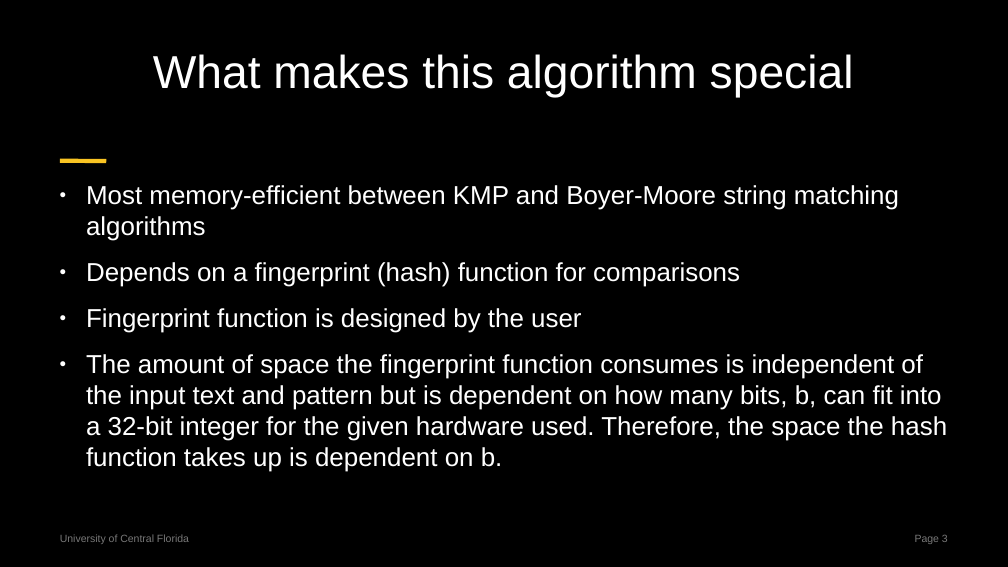
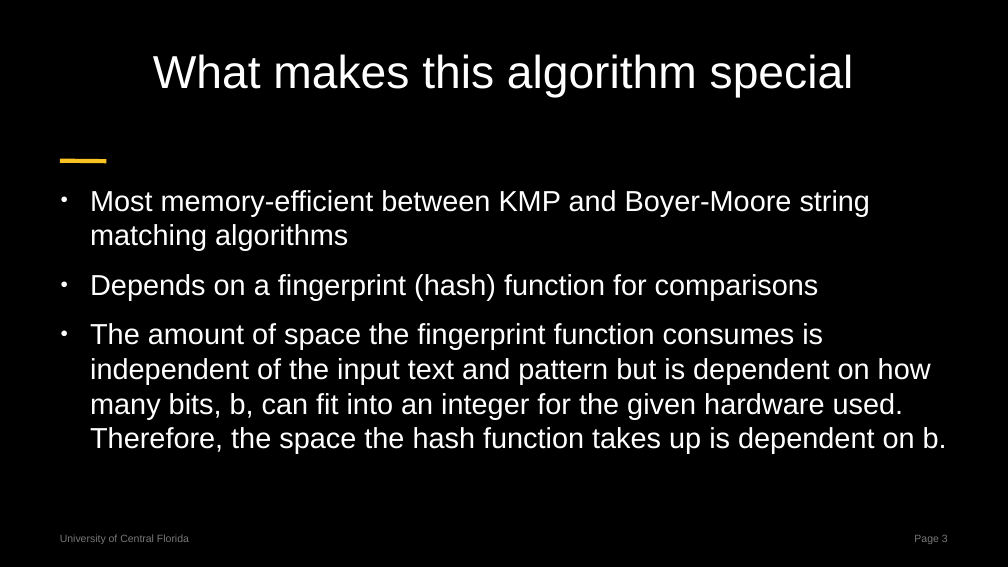
Before and after one commit to centuryhopper/Fall2022CourseContents, a slide deck: slide 3 of CAP6515/paper_presentation_files/rabin-karp-presentation.pptx. Drawn at 1008x567 pixels with LibreOffice and Linux fonts; fonts in the diff are those of the drawing. Boxes give left, top, right and bottom in pixels: in the first picture for what was removed or moved away, otherwise in the second. Text is boxed around its words. In the diff, an @@ line names an element or a change of style, - is before the commit and + after.

```diff
--- a/CAP6515/paper_presentation_files/rabin-karp-presentation.pptx
+++ b/CAP6515/paper_presentation_files/rabin-karp-presentation.pptx
@@ text at <box>90,190,871,300</box>: size 24.6 to 27.5 pt in "Most memory-efficient between KMP and Boyer-Moore string ...", "Depends on a fingerprint (hash) function for ..."; indent changed @@
@@ text at <box>90,323,947,454</box>: text changed; size 24.6 to 27.5 pt @@
-● Fingerprint function is designed by the user
-● The amount of space the fingerprint function consumes is independent of the input text and pattern but is dependent on how many bits, b, can fit into a 32-bit integer for the given hardware used. Therefore, the space the hash function takes up is dependent on b.
+● The amount of space the fingerprint function consumes is independent of the input text and pattern but is dependent on how many bits, b, can fit into an integer for the given hardware used. Therefore, the space the hash function takes up is dependent on b.
```
Also in this commit, not shown: 4 other slides changed, 1 slide added.
